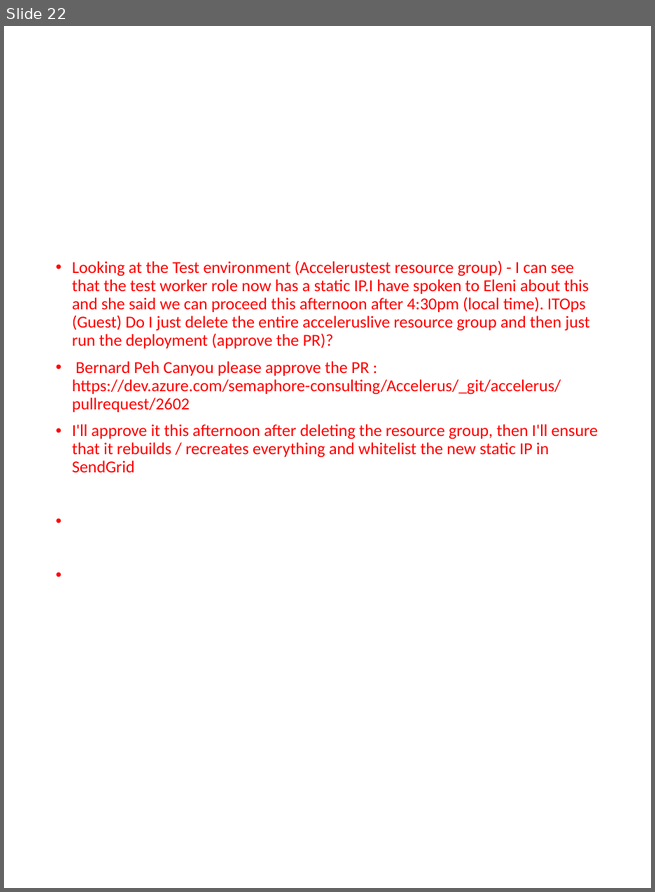
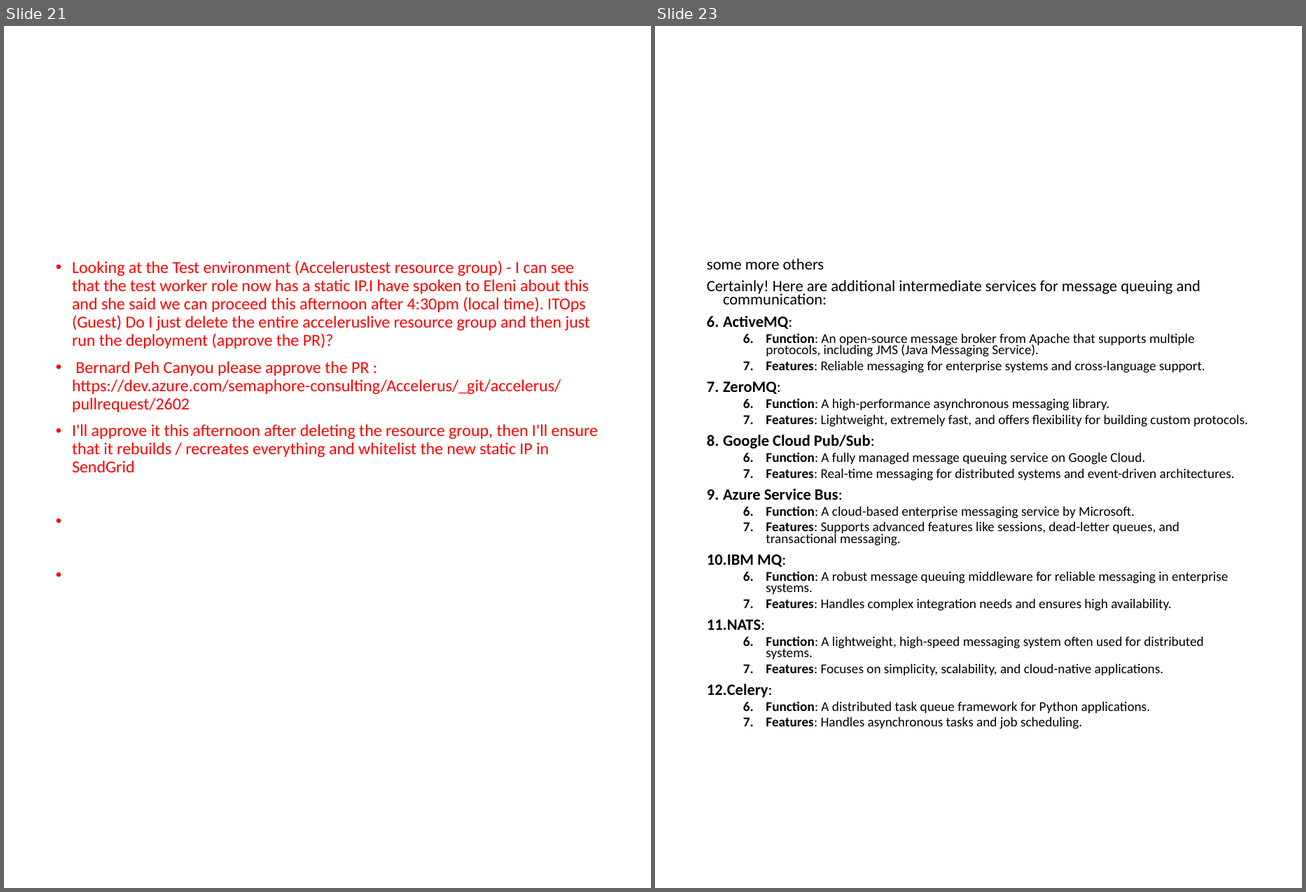
Before and after one commit to DineswaranNadarajan/Azure, a slide deck: AZURE CLOUD ERROR.pptx. Shown side by side, each under a label of ours: slide 22 before the commit, slides 21 and 23 after it; the slides between them are not shown. The pictures are 655x892 and 1306x892 pixels, drawn with LibreOffice and Linux fonts; fonts in the diff are those of the drawing. Boxes give left, top, right and bottom in pixels: in the first picture for what was removed or moved away, otherwise in the second. Text is boxed around its words. In the diff, an @@ line names an element or a change of style, - is before the commit and + after.

```diff
--- a/AZURE CLOUD ERROR.pptx
+++ b/AZURE CLOUD ERROR.pptx
@@ slide 23 added at (655, 26, 1302, 888), background #FFFFFF @@
@@ text added at (707, 258, 1248, 730), 13.3 pt, text #000000 @@
+some more others
+Certainly! Here are additional intermediate services for message queuing and communication:
+6. ActiveMQ:
+  6. Function: An open-source message broker from Apache that supports multiple protocols, including JMS (Java Messaging Service).
+  7. Features: Reliable messaging for enterprise systems and cross-language support.
+7. ZeroMQ:
+  6. Function: A high-performance asynchronous messaging library.
+  7. Features: Lightweight, extremely fast, and offers flexibility for building custom protocols.
+8. Google Cloud Pub/Sub:
+  6. Function: A fully managed message queuing service on Google Cloud.
+  7. Features: Real-time messaging for distributed systems and event-driven architectures.
+9. Azure Service Bus:
+  6. Function: A cloud-based enterprise messaging service by Microsoft.
+  7. Features: Supports advanced features like sessions, dead-letter queues, and transactional messaging.
+10. IBM MQ:
+  6. Function: A robust message queuing middleware for reliable messaging in enterprise systems.
+  7. Features: Handles complex integration needs and ensures high availability.
+11. NATS:
+  6. Function: A lightweight, high-speed messaging system often used for distributed systems.
+  7. Features: Focuses on simplicity, scalability, and cloud-native applications.
+12. Celery:
+  6. Function: A distributed task queue framework for Python applications.
+  7. Features: Handles asynchronous tasks and job scheduling.
@@ what was slide 22 is now slide 21 @@
```
Also in this commit, not shown: 3 other slides added, 1 slide removed.
